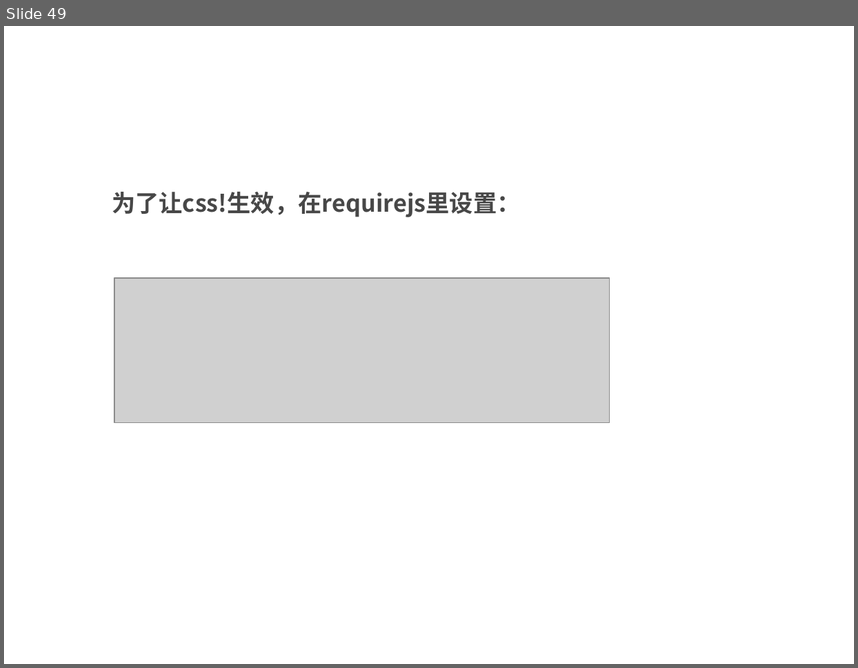
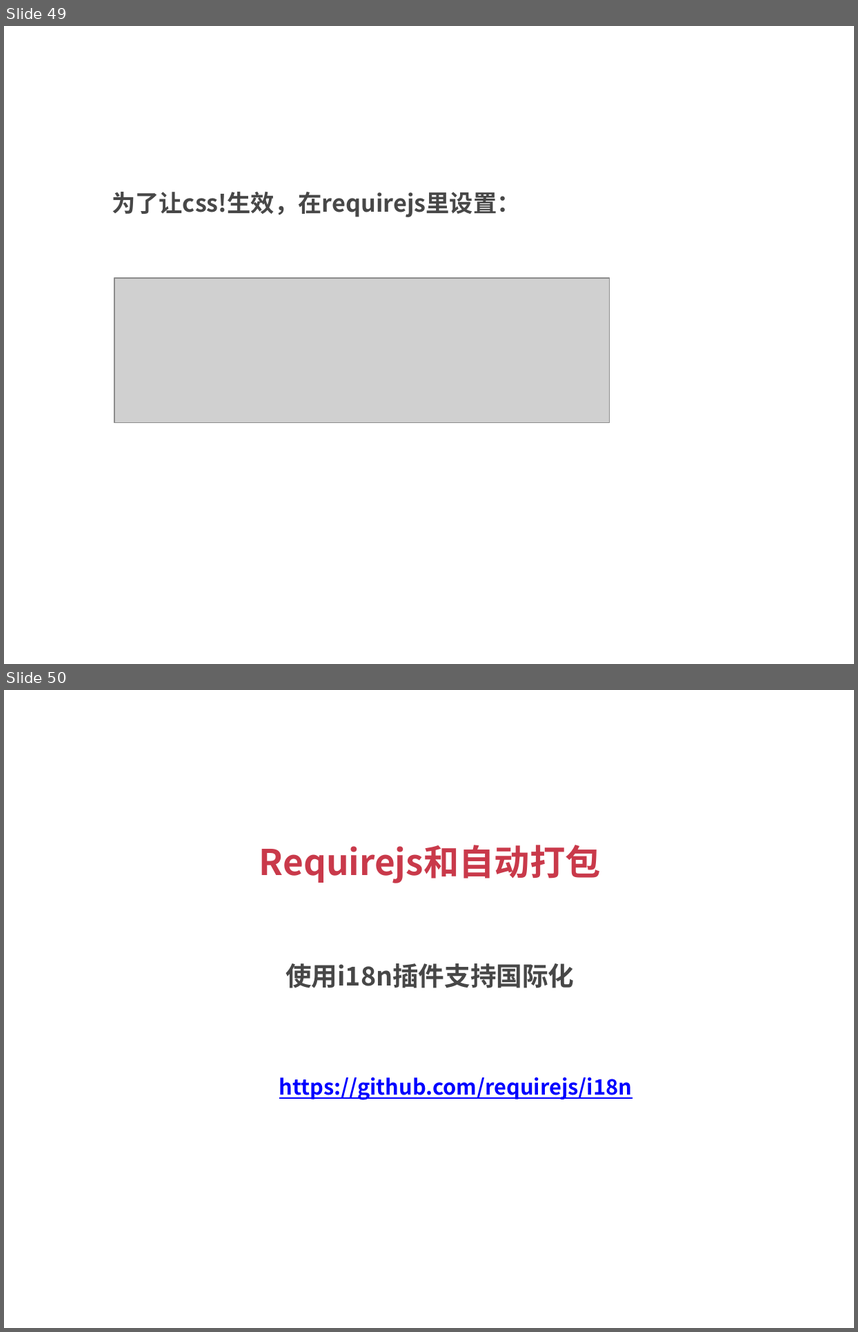
Before and after one commit to silvajs/lecturer, a slide deck: requirejs/doc/requirejs.pptx. Shown one above the other, each under a label of ours: slide 49 before the commit, slides 49 and 50 after it. The pictures are 858x668 and 858x1332 pixels, drawn with LibreOffice and Linux fonts; fonts in the diff are those of the drawing; grey boxes stand for pictures. Boxes give left, top, right and bottom in pixels: in the first picture for what was removed or moved away, otherwise in the second. Text is boxed around its words. In the diff, an @@ line names an element or a change of style, - is before the commit and + after.

```diff
--- a/requirejs/doc/requirejs.pptx
+++ b/requirejs/doc/requirejs.pptx
@@ slide 50 added at bbox=[4, 690, 854, 1328], background #FFFFFF @@
@@ title added at bbox=[259, 845, 601, 883], 30 pt, text #C9394A, bold @@
+Requirejs和自动打包
@@ text added at bbox=[286, 963, 574, 988], 22 pt, text #474747, bold @@
+使用i18n插件支持国际化
@@ text added at bbox=[279, 1077, 633, 1100], 18 pt, text #0000FF, bold, underline @@
+https://github.com/requirejs/i18n
```
Also in this commit, not shown: 3 other slides added, 5 other files.
